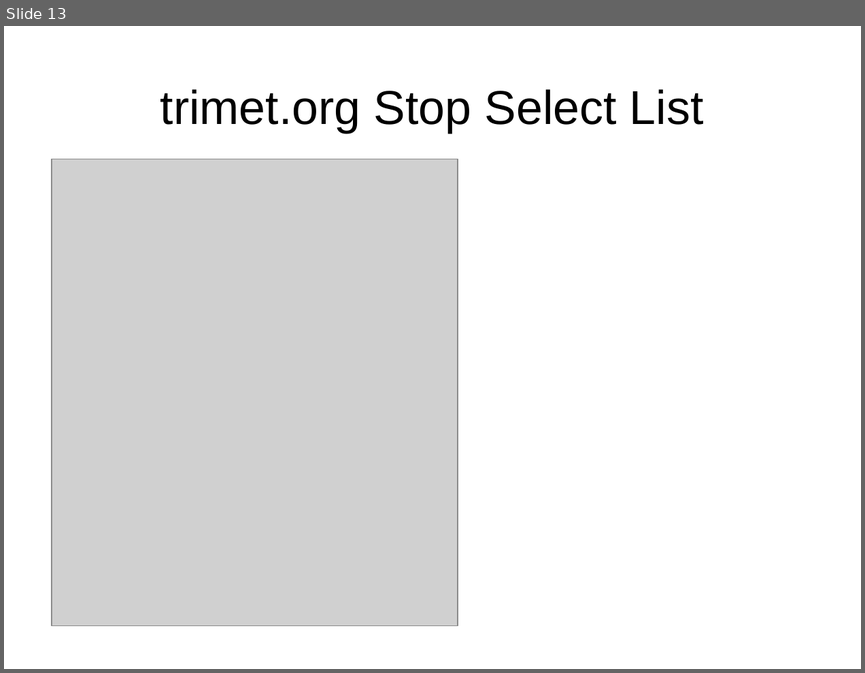
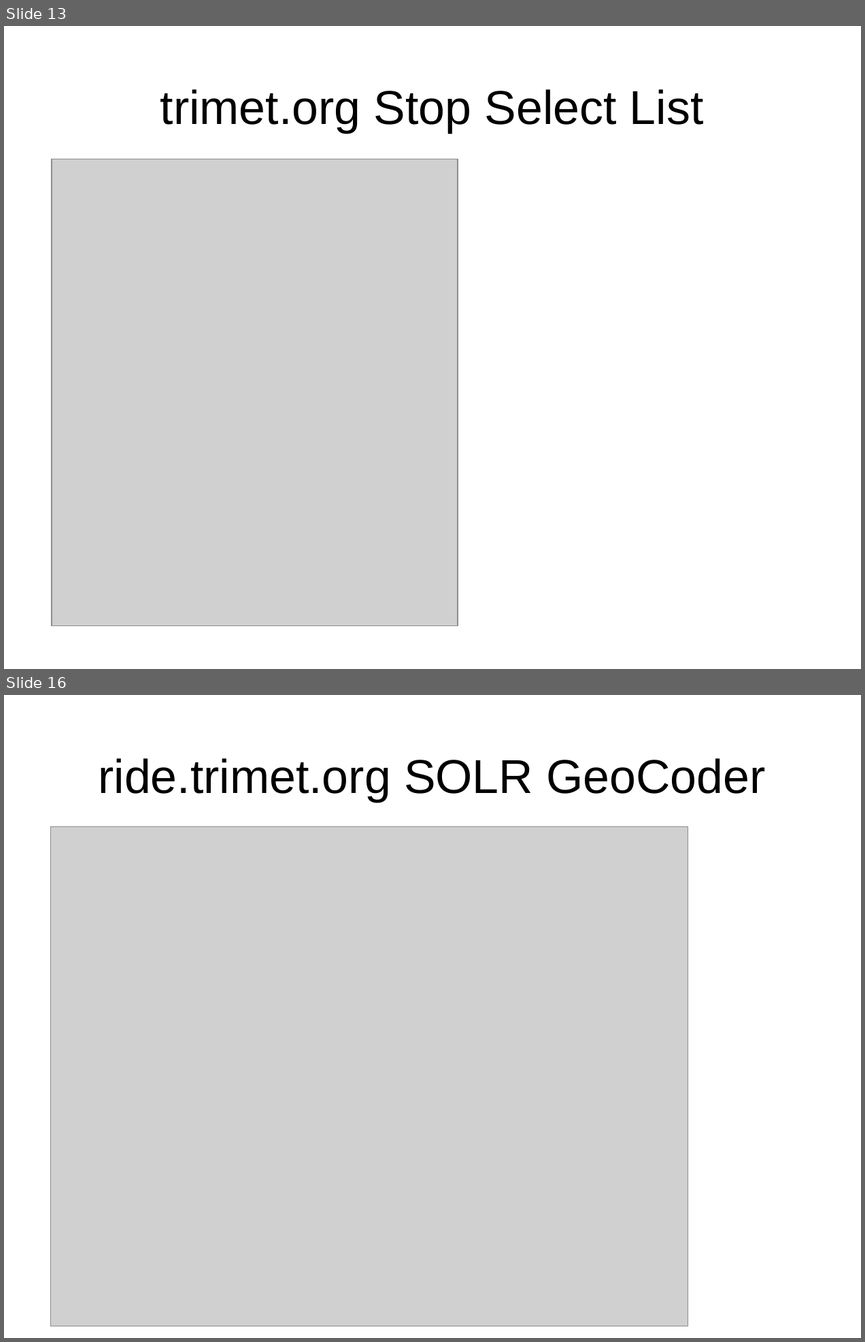
Before and after one commit to OpenTransitTools/loader, a slide deck: docs/trimet/Architecture - Trip Assets.odp. Shown one above the other, each under a label of ours: slide 13 before the commit, slides 13 and 16 after it; the slides between them are not shown. The pictures are 865x673 and 865x1342 pixels, drawn with LibreOffice and Linux fonts; fonts in the diff are those of the drawing; grey boxes stand for pictures. Boxes give left, top, right and bottom in pixels: in the first picture for what was removed or moved away, otherwise in the second. Text is boxed around its words. In the diff, an @@ line names an element or a change of style, - is before the commit and + after.

Commit message:
arch drawing update 2/N ... ride image imports

```diff
--- a/docs/trimet/Architecture - Trip Assets.odp
+++ b/docs/trimet/Architecture - Trip Assets.odp
@@ slide 16 added at box(4, 695, 861, 1338), background #FFFFFF @@
@@ title added at box(98, 758, 766, 802), 44 pt, text #000000 @@
+ride.trimet.org SOLR GeoCoder
@@ picture added at box(51, 826, 688, 1325) @@
```
Also in this commit, not shown: 1 slide changed, 7 other slides added.
